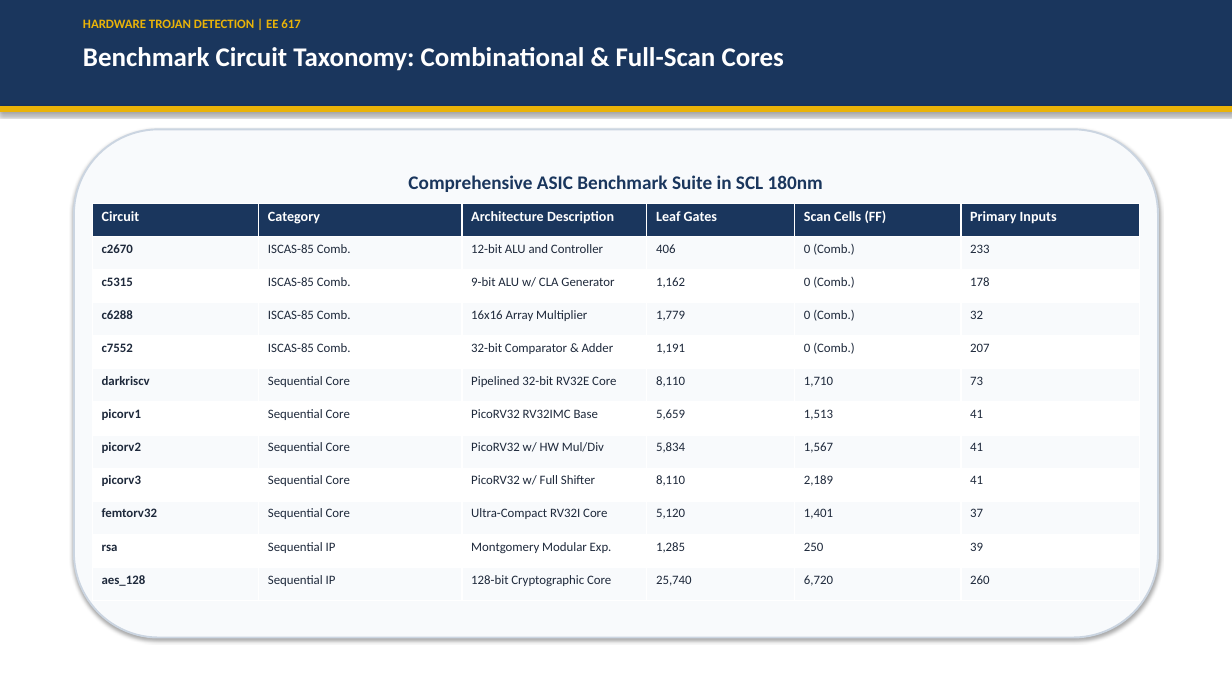
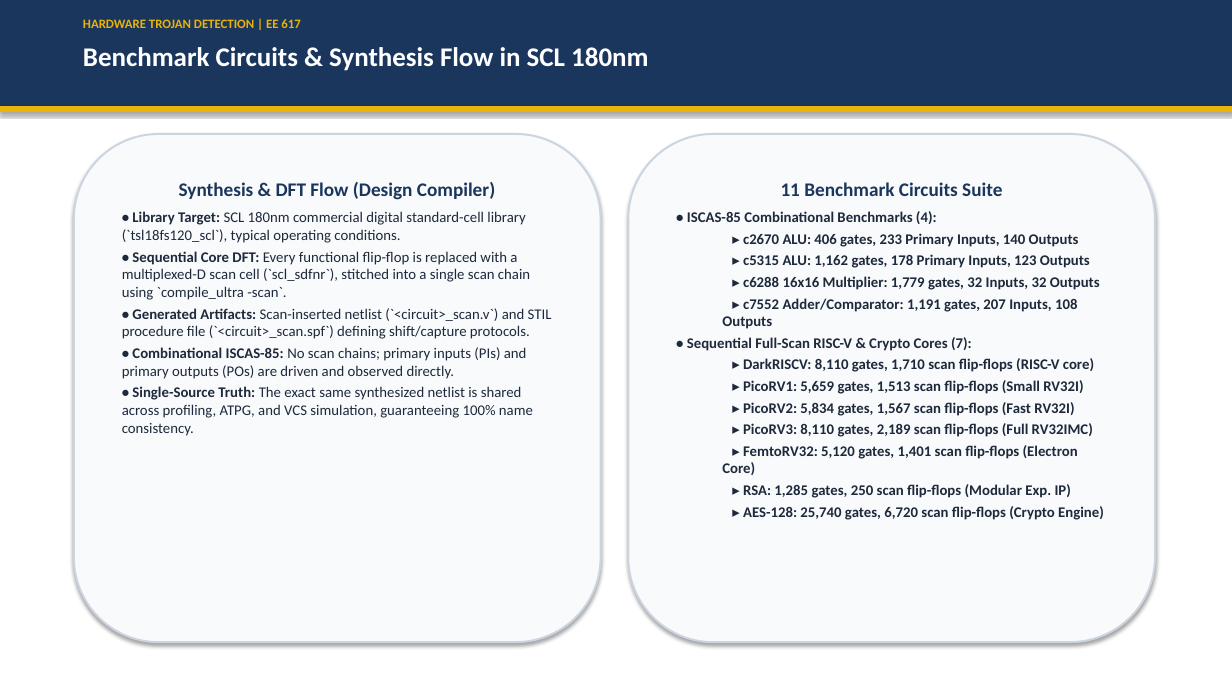
Before and after one commit to Vishalboliwal07/Hardware-Trojan, a slide deck: slide 4 of docs/Hardware_Trojan_Detection_Final_Presentation.pptx (slide 13 before the commit). Drawn at 1232x693 pixels with LibreOffice and Linux fonts; fonts in the diff are those of the drawing. Boxes give left, top, right and bottom in pixels: in the first picture for what was removed or moved away, otherwise in the second. Text is boxed around its words. In the diff, an @@ line names an element or a change of style, - is before the commit and + after.

```diff
--- a/docs/Hardware_Trojan_Detection_Final_Presentation.pptx
+++ b/docs/Hardware_Trojan_Detection_Final_Presentation.pptx
@@ text at [83, 47, 648, 71]: text changed @@
-Benchmark Circuit Taxonomy: Combinational & Full-Scan Cores
+Benchmark Circuits & Synthesis Flow in SCL 180nm
@@ rounded rectangle "Synthesis & DFT Flow (Design ...": place and size @@
-rounded rectangle "Synthesis & DFT Flow (Design ..." at [74, 129, 1158, 638]
+rounded rectangle "Synthesis & DFT Flow (Design ..." at [74, 134, 601, 642]
@@ rounded rectangle added at [628, 134, 1155, 642], fill #F8FAFC, outline #CBD5E1 1.5 pt, 11.5 pt, text #1E293B, bold @@
+11 Benchmark Circuits Suite
+• ISCAS-85 Combinational Benchmarks (4):
+  ▸ c2670 ALU: 406 gates, 233 Primary Inputs, 140 Outputs
+  ▸ c5315 ALU: 1,162 gates, 178 Primary Inputs, 123 Outputs
+  ▸ c6288 16x16 Multiplier: 1,779 gates, 32 Inputs, 32 Outputs
+  ▸ c7552 Adder/Comparator: 1,191 gates, 207 Inputs, 108 Outputs
+• Sequential Full-Scan RISC-V & Crypto Cores (7):
+  ▸ DarkRISCV: 8,110 gates, 1,710 scan flip-flops (RISC-V core)
+  ▸ PicoRV1: 5,659 gates, 1,513 scan flip-flops (Small RV32I)
+  ▸ PicoRV2: 5,834 gates, 1,567 scan flip-flops (Fast RV32I)
+  ▸ PicoRV3: 8,110 gates, 2,189 scan flip-flops (Full RV32IMC)
+  ▸ FemtoRV32: 5,120 gates, 1,401 scan flip-flops (Electron Core)
+  ▸ RSA: 1,285 gates, 250 scan flip-flops (Modular Exp. IP)
+  ▸ AES-128: 25,740 gates, 6,720 scan flip-flops (Crypto Engine)
@@ table removed at [92, 203, 1140, 601], 12 rows, 6 columns @@
-Circuit | Category | Architecture Description | Leaf Gates | Scan Cells (FF) | Primary Inputs
-c2670 | ISCAS-85 Comb. | 12-bit ALU and Controller | 406 | 0 (Comb.) | 233
-c5315 | ISCAS-85 Comb. | 9-bit ALU w/ CLA Generator | 1,162 | 0 (Comb.) | 178
-c6288 | ISCAS-85 Comb. | 16x16 Array Multiplier | 1,779 | 0 (Comb.) | 32
-c7552 | ISCAS-85 Comb. | 32-bit Comparator & Adder | 1,191 | 0 (Comb.) | 207
-darkriscv | Sequential Core | Pipelined 32-bit RV32E Core | 8,110 | 1,710 | 73
-picorv1 | Sequential Core | PicoRV32 RV32IMC Base | 5,659 | 1,513 | 41
-picorv2 | Sequential Core | PicoRV32 w/ HW Mul/Div | 5,834 | 1,567 | 41
-picorv3 | Sequential Core | PicoRV32 w/ Full Shifter | 8,110 | 2,189 | 41
-femtorv32 | Sequential Core | Ultra-Compact RV32I Core | 5,120 | 1,401 | 37
-rsa | Sequential IP | Montgomery Modular Exp. | 1,285 | 250 | 39
-aes_128 | Sequential IP | 128-bit Cryptographic Core | 25,740 | 6,720 | 260
@@ text in rounded rectangle at [122, 182, 552, 436]: text changed @@
-Comprehensive ASIC Benchmark Suite in SCL 180nm
-• Evaluation Scope: Our framework was evaluated across 11 diverse benchmark circuits synthesized in Synopsys Design Compiler using SCL 180nm standard cells:
+Synthesis & DFT Flow (Design Compiler)
+• Library Target: SCL 180nm commercial digital standard-cell library (`tsl18fs120_scl`), typical operating conditions.
+• Sequential Core DFT: Every functional flip-flop is replaced with a multiplexed-D scan cell (`scl_sdfnr`), stitched into a single scan chain using `compile_ultra -scan`.
+• Generated Artifacts: Scan-inserted netlist (`<circuit>_scan.v`) and STIL procedure file (`<circuit>_scan.spf`) defining shift/capture protocols.
+• Combinational ISCAS-85: No scan chains; primary inputs (PIs) and primary outputs (POs) are driven and observed directly.
+• Single-Source Truth: The exact same synthesized netlist is shared across profiling, ATPG, and VCS simulation, guaranteeing 100% name consistency.
```
Also in this commit, not shown: 5 other slides changed, 21 slides added, 19 slides removed, 4 other files.
